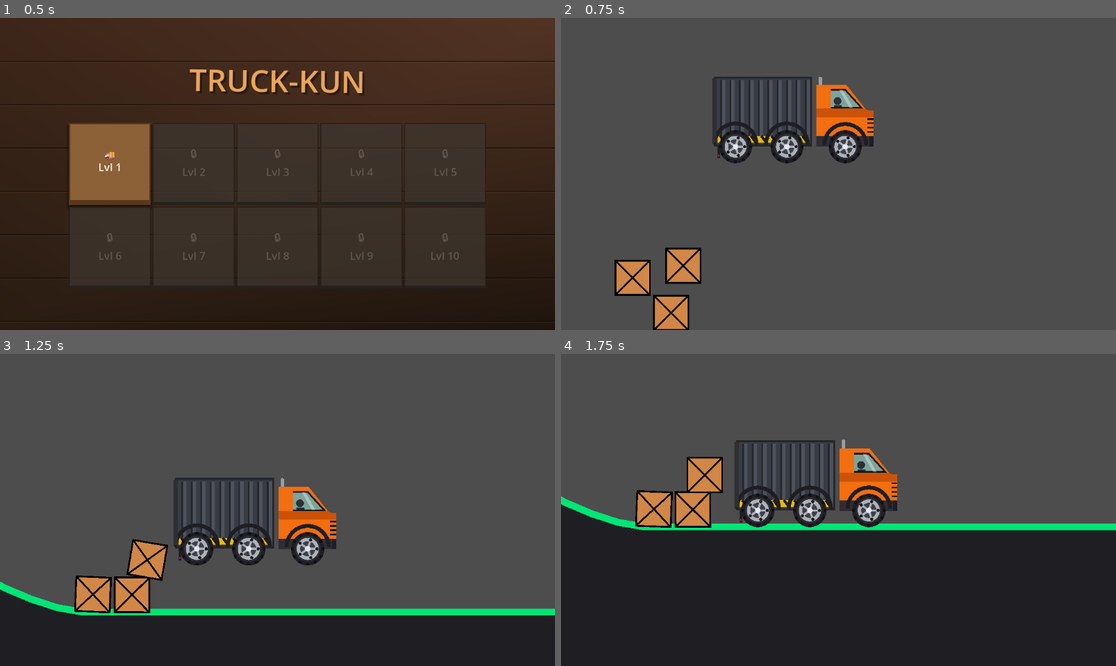
Above: before the commit, frames 1-4 (two rows, left to right).
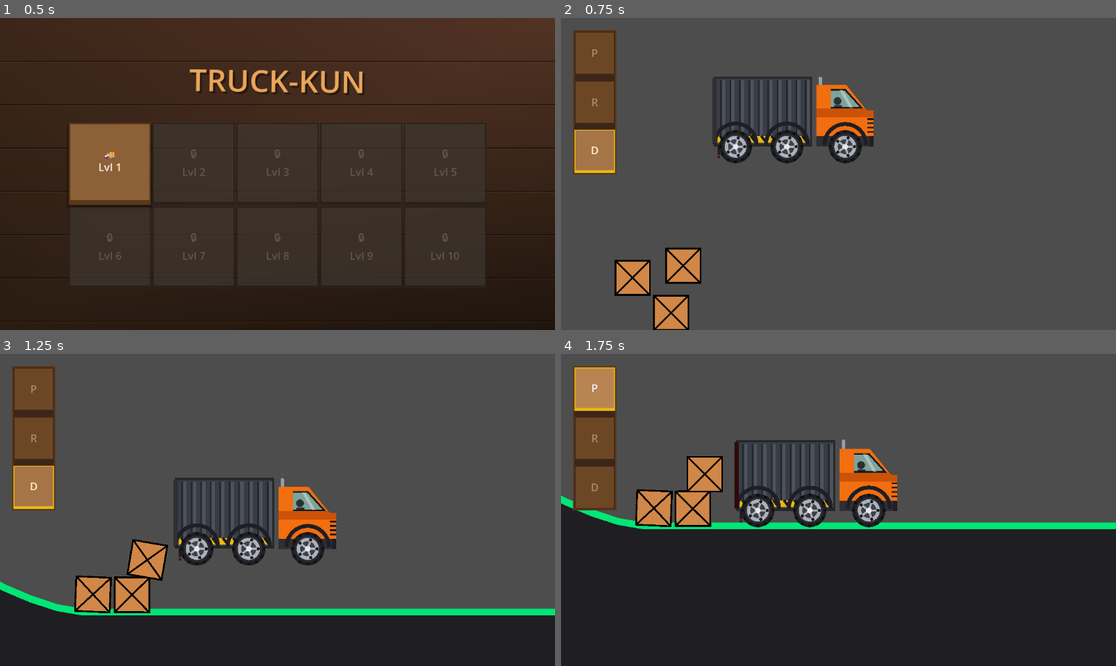
Above: after the commit, the same moments.

Repository: Addressmehari/truck-kun
Game: Godot game, scene res://menu.tscn
Two runs of this game, one before a commit and one after it. Both use one fixed random seed, a clock stepped at 60 frames per second and the inputs below.
Inputs (mouse positions are in pixels of both pictures, inside the frame that each line leads up to):
- Up to frame 1 (0.5 s): no input
- Up to frame 2 (0.75 s): click "🚚 Lvl 1" at 0.5 s
- Up to frame 3 (1.25 s): no input
- Up to frame 4 (1.75 s): click (594, 388) at 1.25 s, where only the run after the commit has a clickable "P"

Frame 1 is identical in both runs. In frame 2, 3.7% of the frame differs, in the area x 2-11%, y 3-51%; in frame 3, 3.7%; in frame 4, 5.2%, in the area x 0-100%, y 3-57%.

Commit message:
Added Gears

Diff:
--- a/truck.gd
+++ b/truck.gd
@@ -10,55 +10,185 @@
 @onready var tyre_2: RigidBody2D = $"tyre-2"
 @onready var tyre_3: RigidBody2D = $"tyre-3"
 
+@onready var park_btn: Button = $HUD/ShifterPanel/VBox/ParkBtn
+@onready var rev_btn: Button = $HUD/ShifterPanel/VBox/RevBtn
+@onready var drv_btn: Button = $HUD/ShifterPanel/VBox/DrvBtn
+@onready var shifter_panel: PanelContainer = $HUD/ShifterPanel
+
+enum Gear { PARK, DRIVE, REVERSE }
+var current_gear: Gear = Gear.DRIVE
 var is_e_toggled: bool = false
 
 func _ready() -> void:
 	DisplayServer.window_set_mode(DisplayServer.WINDOW_MODE_FULLSCREEN)
-
-
-func _physics_process(_delta):
-	# Calculate input from keyboard keys
+	setup_shifter_ui()
+
+func setup_shifter_ui() -> void:
+	# Style Shifter Panel (wooden panel backboard)
+	var style_panel = StyleBoxFlat.new()
+	style_panel.bg_color = Color(0.24, 0.15, 0.10) # Dark mahogany
+	style_panel.border_color = Color(0.35, 0.22, 0.12) # Oak trim
+	style_panel.border_width_left = 3
+	style_panel.border_width_top = 3
+	style_panel.border_width_right = 3
+	style_panel.border_width_bottom = 3
+	style_panel.corner_radius_top_left = 0
+	style_panel.corner_radius_top_right = 0
+	style_panel.corner_radius_bottom_left = 0
+	style_panel.corner_radius_bottom_right = 0
+	shifter_panel.add_theme_stylebox_override("panel", style_panel)
+
+	# Connect signals for cursor-only click
+	park_btn.pressed.connect(_on_gear_button_pressed.bind(Gear.PARK))
+	rev_btn.pressed.connect(_on_gear_button_pressed.bind(Gear.REVERSE))
+	drv_btn.pressed.connect(_on_gear_button_pressed.bind(Gear.DRIVE))
+
+	update_shifter_visuals()
+
+func update_shifter_visuals() -> void:
+	# Active Style (glowing, bright pine wood block)
+	var active_style = StyleBoxFlat.new()
+	active_style.bg_color = Color(0.65, 0.46, 0.28) # Warm golden pine
+	active_style.border_color = Color(0.92, 0.72, 0.05) # Gold highlight
+	active_style.border_width_left = 2
+	active_style.border_width_top = 2
+	active_style.border_width_right = 2
+	active_style.border_width_bottom = 6 # 3D look
+	active_style.corner_radius_top_left = 0
+	active_style.corner_radius_top_right = 0
+	active_style.corner_radius_bottom_left = 0
+	active_style.corner_radius_bottom_right = 0
+
+	# Inactive Style (flat, dark oak wood block)
+	var inactive_style = StyleBoxFlat.new()
+	inactive_style.bg_color = Color(0.42, 0.28, 0.15) # Dark oak
+	inactive_style.border_color = Color(0.25, 0.15, 0.08)
+	inactive_style.border_width_left = 2
+	inactive_style.border_width_top = 2
+	inactive_style.border_width_right = 2
+	inactive_style.border_width_bottom = 2
+	inactive_style.corner_radius_top_left = 0
+	inactive_style.corner_radius_top_right = 0
+	inactive_style.corner_radius_bottom_left = 0
+	inactive_style.corner_radius_bottom_right = 0
+
+	# Apply overrides
+	park_btn.add_theme_stylebox_override("normal", active_style if current_gear == Gear.PARK else inactive_style)
+	rev_btn.add_theme_stylebox_override("normal", active_style if current_gear == Gear.REVERSE else inactive_style)
+	drv_btn.add_theme_stylebox_override("normal", active_style if current_gear == Gear.DRIVE else inactive_style)
+
+	# Color overrides for active/inactive text
+	var active_color = Color(1.0, 0.95, 0.8)
+	var inactive_color = Color(0.65, 0.55, 0.45)
+
+	park_btn.add_theme_color_override("font_color", active_color if current_gear == Gear.PARK else inactive_color)
+	rev_btn.add_theme_color_override("font_color", active_color if current_gear == Gear.REVERSE else inactive_color)
+	drv_btn.add_theme_color_override("font_color", active_color if current_gear == Gear.DRIVE else inactive_color)
+
+	# Hover style
+	var hover_style = active_style.duplicate()
+	hover_style.bg_color = Color(0.72, 0.52, 0.32)
+
+	park_btn.add_theme_stylebox_override("hover", hover_style)
+	rev_btn.add_theme_stylebox_override("hover", hover_style)
+	drv_btn.add_theme_stylebox_override("hover", hover_style)
+
+	# Font sizes
+	park_btn.add_theme_font_size_override("font_size", 22)
+	rev_btn.add_theme_font_size_override("font_size", 22)
+	drv_btn.add_theme_font_size_override("font_size", 22)
+
+func _physics_process(_delta: float) -> void:
+	# Read user input for gas pedal (W, D, Up, Right, Space)
+	var gas_pressed = Input.is_key_pressed(KEY_W) or Input.is_key_pressed(KEY_UP) or Input.is_key_pressed(KEY_SPACE) or Input.is_key_pressed(KEY_D) or Input.is_key_pressed(KEY_RIGHT)
+
+	# Read user input for brake pedal (S, A, Down, Left)
+	var brake_pressed = Input.is_key_pressed(KEY_S) or Input.is_key_pressed(KEY_DOWN) or Input.is_key_pressed(KEY_A) or Input.is_key_pressed(KEY_LEFT)
+
 	var move_input = 0.0
-	if Input.is_key_pressed(KEY_A) or Input.is_action_pressed("ui_left"):
-		move_input -= 1.0
-	if Input.is_key_pressed(KEY_D) or Input.is_action_pressed("ui_right"):
-		move_input += 1.0
-
-	if move_input != 0:
-		# Apply torque to wheels to move the truck.
-		tyre_1.apply_torque(move_input * torque_power)
-		tyre_2.apply_torque(move_input * torque_power)
-		tyre_3.apply_torque(move_input * torque_power)
-
-		# Apply opposite torque to both cab and trailer parts of the body.
-		# This rotates them individually and feels very dynamic in mid-air.
-		chassis.apply_torque(-move_input * air_tilt_power)
-		container_body.apply_torque(-move_input * air_tilt_power * 1.5)
-
-	# Synchronize wheel speeds (locked differential)
-	var avg_vel = (tyre_1.angular_velocity + tyre_2.angular_velocity + tyre_3.angular_velocity) / 3.0
-	tyre_1.angular_velocity = avg_vel
-	tyre_2.angular_velocity = avg_vel
-	tyre_3.angular_velocity = avg_vel
-
-	# Cap the angular velocity of the wheels so they do not spin out of control
-	tyre_1.angular_velocity = clamp(tyre_1.angular_velocity, -max_angular_velocity, max_angular_velocity)
-	tyre_2.angular_velocity = clamp(tyre_2.angular_velocity, -max_angular_velocity, max_angular_velocity)
-	tyre_3.angular_velocity = clamp(tyre_3.angular_velocity, -max_angular_velocity, max_angular_velocity)
+	if gas_pressed:
+		if current_gear == Gear.DRIVE:
+			move_input = 1.0
+		elif current_gear == Gear.REVERSE:
+			move_input = -1.0
+
+	# Read user input for air tilting (A/D or Left/Right)
+	var tilt_input = 0.0
+	if Input.is_key_pressed(KEY_A) or Input.is_key_pressed(KEY_LEFT):
+		tilt_input -= 1.0
+	if Input.is_key_pressed(KEY_D) or Input.is_key_pressed(KEY_RIGHT):
+		tilt_input += 1.0
+
+	# Apply driving state or parking handbrake
+	if current_gear == Gear.PARK:
+		tyre_1.freeze = true
+		tyre_2.freeze = true
+		tyre_3.freeze = true
+		tyre_1.angular_velocity = 0.0
+		tyre_2.angular_velocity = 0.0
+		tyre_3.angular_velocity = 0.0
+	else:
+		tyre_1.freeze = false
+		tyre_2.freeze = false
+		tyre_3.freeze = false
+
+		# Apply driving torque (only if not actively braking)
+		if move_input != 0.0 and not brake_pressed:
+			tyre_1.apply_torque(move_input * torque_power)
+			tyre_2.apply_torque(move_input * torque_power)
+			tyre_3.apply_torque(move_input * torque_power)
+
+		# Apply active braking/friction to quickly halt wheels
+		if brake_pressed:
+			tyre_1.angular_velocity = lerp(tyre_1.angular_velocity, 0.0, 12.0 * _delta)
+			tyre_2.angular_velocity = lerp(tyre_2.angular_velocity, 0.0, 12.0 * _delta)
+			tyre_3.angular_velocity = lerp(tyre_3.angular_velocity, 0.0, 12.0 * _delta)
+
+		# Synchronize wheel speeds (locked differential)
+		var avg_vel = (tyre_1.angular_velocity + tyre_2.angular_velocity + tyre_3.angular_velocity) / 3.0
+		tyre_1.angular_velocity = avg_vel
+		tyre_2.angular_velocity = avg_vel
+		tyre_3.angular_velocity = avg_vel
+
+		# Cap wheel spin velocity
+		tyre_1.angular_velocity = clamp(tyre_1.angular_velocity, -max_angular_velocity, max_angular_velocity)
+		tyre_2.angular_velocity = clamp(tyre_2.angular_velocity, -max_angular_velocity, max_angular_velocity)
+		tyre_3.angular_velocity = clamp(tyre_3.angular_velocity, -max_angular_velocity, max_angular_velocity)
+
+	# Apply air tilting torque (active in mid-air or balance controls)
+	if tilt_input != 0.0:
+		chassis.apply_torque(-tilt_input * air_tilt_power)
+		container_body.apply_torque(-tilt_input * air_tilt_power * 1.5)
 
 func _input(event: InputEvent) -> void:
-	if event is InputEventKey and event.pressed and event.keycode == KEY_E:
-		is_e_toggled = not is_e_toggled
-		if not is_e_toggled:
-			# Force drop all dragging crates when closing inventory
-			for crate in get_tree().get_nodes_in_group("crates"):
-				if crate.get("is_dragging"):
-					crate.set("is_dragging", false)
-					if crate.has_method("_update_physics_state"):
-						crate.call("_update_physics_state")
-					if crate.has_method("_check_drop_on_container"):
-						crate.call("_check_drop_on_container")
-
+	if event is InputEventKey and event.pressed:
+		match event.keycode:
+			KEY_E:
+				if current_gear != Gear.PARK:
+					set_gear(Gear.PARK)
+				else:
+					set_gear(Gear.DRIVE)
+
+func _on_gear_button_pressed(gear_type: Gear) -> void:
+	set_gear(gear_type)
+
+func set_gear(new_gear: Gear) -> void:
+	current_gear = new_gear
+	is_e_toggled = (current_gear == Gear.PARK)
+
+	if current_gear != Gear.PARK:
+		_drop_all_dragging_crates()
+
+	update_shifter_visuals()
+
+func _drop_all_dragging_crates() -> void:
+	for crate in get_tree().get_nodes_in_group("crates"):
+		if crate.get("is_dragging"):
+			crate.set("is_dragging", false)
+			if crate.has_method("_update_physics_state"):
+				crate.call("_update_physics_state")
+			if crate.has_method("_check_drop_on_container"):
+				crate.call("_check_drop_on_container")
 
 func is_any_crate_dragged_near() -> bool:
 	for crate in get_tree().get_nodes_in_group("crates"):
@@ -71,4 +201,4 @@
 func is_zoom_requested() -> bool:
 	if is_instance_valid(container_body) and container_body.get("backdoor_blocked"):
 		return false
-	return is_e_toggled or is_any_crate_dragged_near()
+	return (current_gear == Gear.PARK) or is_any_crate_dragged_near()
--- a/truck.tscn
+++ b/truck.tscn
@@ -100,3 +100,36 @@
 position = Vector2(-93, 0)
 node_a = NodePath("../container_body")
 node_b = NodePath("../tyre-3")
+
+[node name="HUD" type="CanvasLayer" parent="."]
+
+[node name="ShifterPanel" type="PanelContainer" parent="HUD"]
+offset_left = 25.0
+offset_top = 25.0
+offset_right = 115.0
+offset_bottom = 325.0
+
+[node name="VBox" type="VBoxContainer" parent="HUD/ShifterPanel"]
+layout_mode = 2
+theme_override_constants/separation = 12
+
+[node name="ParkBtn" type="Button" parent="HUD/ShifterPanel/VBox"]
+layout_mode = 2
+size_flags_vertical = 3
+focus_mode = 0
+theme_override_font_sizes/font_size = 20
+text = "P"
+
+[node name="RevBtn" type="Button" parent="HUD/ShifterPanel/VBox"]
+layout_mode = 2
+size_flags_vertical = 3
+focus_mode = 0
+theme_override_font_sizes/font_size = 20
+text = "R"
+
+[node name="DrvBtn" type="Button" parent="HUD/ShifterPanel/VBox"]
+layout_mode = 2
+size_flags_vertical = 3
+focus_mode = 0
+theme_override_font_sizes/font_size = 20
+text = "D"
